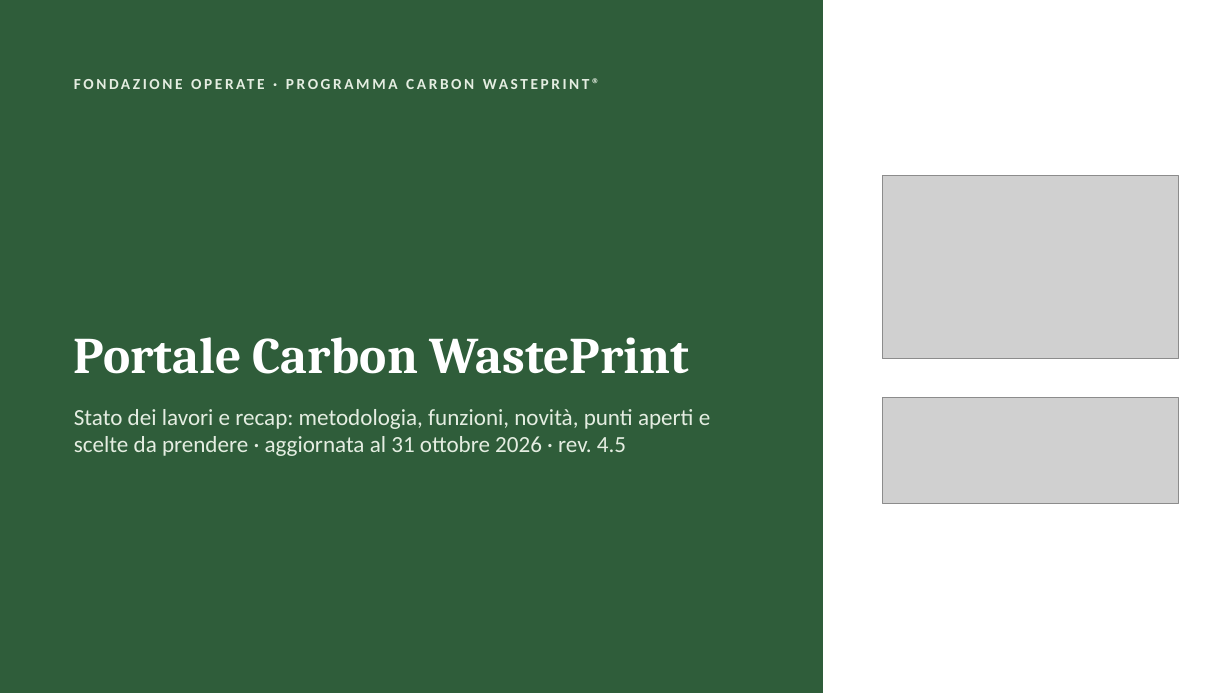
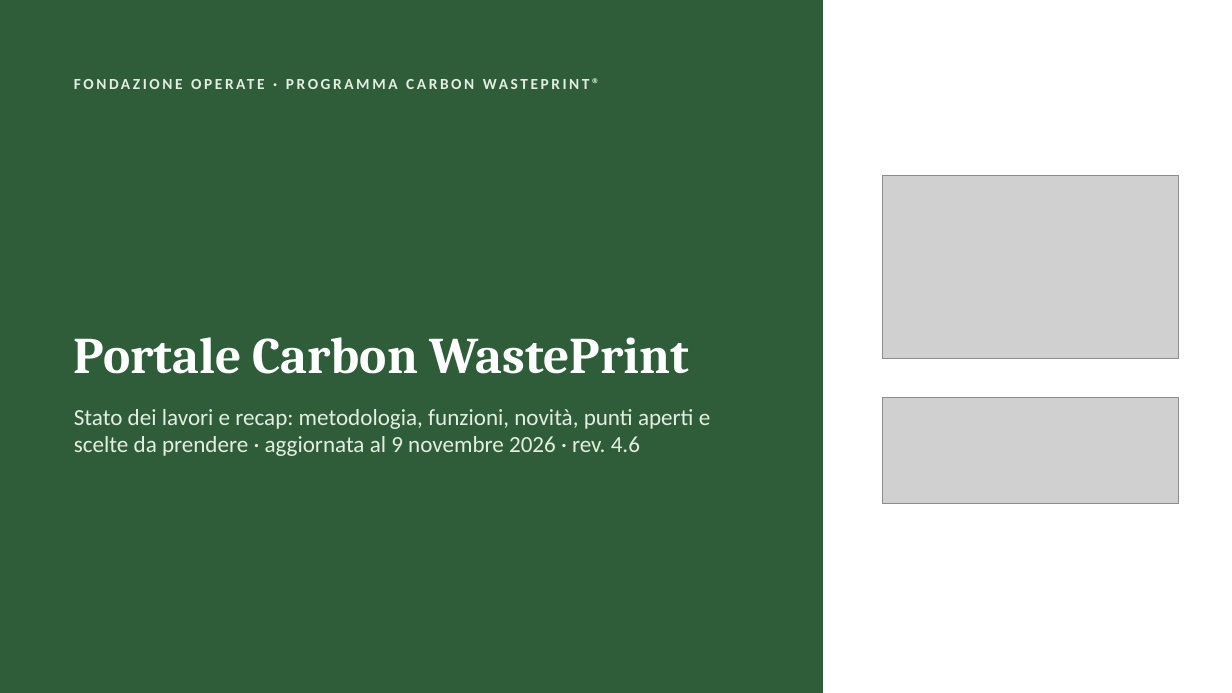
Before and after one commit to lucamorettioperate/portale-cwp, a slide deck: slide 1 of public/documentazione/Presentazione_Portale_CWP.pptx. Drawn at 1232x693 pixels with LibreOffice and Linux fonts; fonts in the diff are those of the drawing; grey boxes stand for pictures. Boxes give left, top, right and bottom in pixels: in the first picture for what was removed or moved away, otherwise in the second. Text is boxed around its words. In the diff, an @@ line names an element or a change of style, - is before the commit and + after.

```diff
--- a/public/documentazione/Presentazione_Portale_CWP.pptx
+++ b/public/documentazione/Presentazione_Portale_CWP.pptx
@@ text at (74, 409, 710, 456): text changed @@
-Stato dei lavori e recap: metodologia, funzioni, novità, punti aperti e scelte da prendere · aggiornata al 31 ottobre 2026 · rev. 4.5
+Stato dei lavori e recap: metodologia, funzioni, novità, punti aperti e scelte da prendere · aggiornata al 9 novembre 2026 · rev. 4.6
```
Also in this commit, not shown: 17 other slides changed, 1 slide added, 44 other files.
